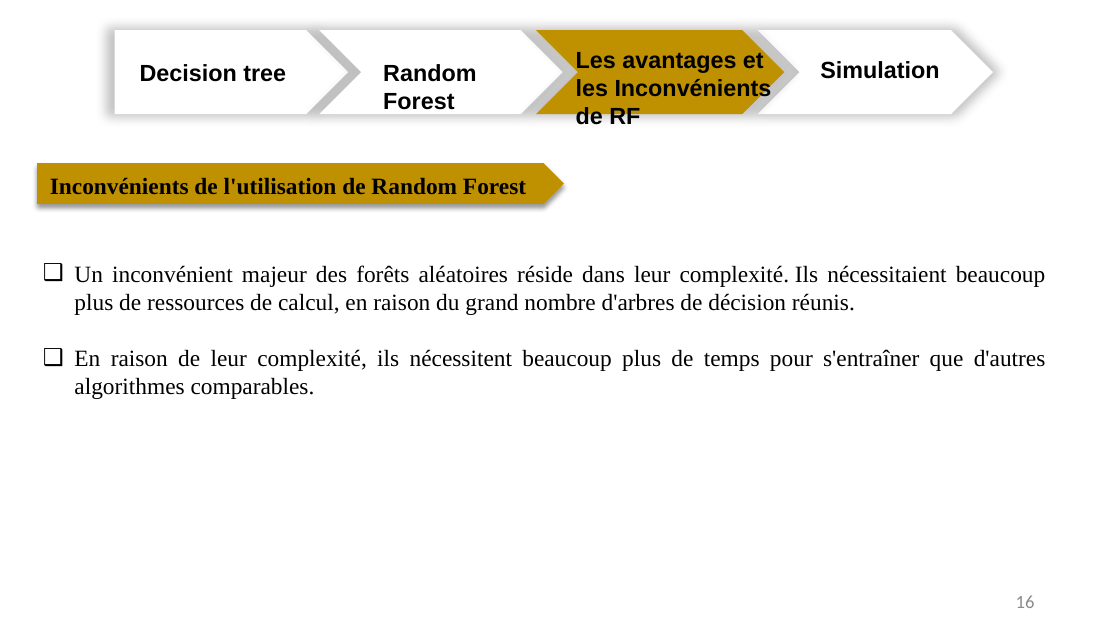
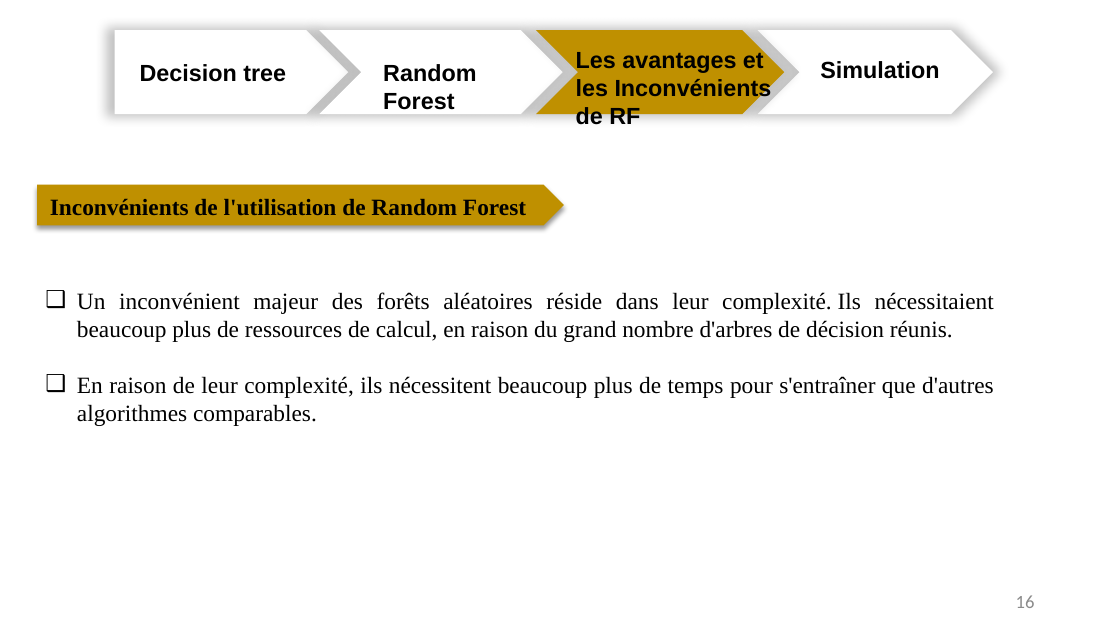
Before and after one commit to benjdiasaad/Random_Forest, a slide deck: slide 16 of Benjdia Saad Random Forest.pptx. Drawn at 1120x630 pixels with LibreOffice and Linux fonts; fonts in the diff are those of the drawing. Boxes give left, top, right and bottom in pixels: in the first picture for what was removed or moved away, otherwise in the second. Text is boxed around its words. In the diff, an @@ line names an element or a change of style, - is before the commit and + after.

```diff
--- a/Benjdia Saad Random Forest.pptx
+++ b/Benjdia Saad Random Forest.pptx
@@ pentagon arrow: place and size @@
-pentagon arrow at bbox=[37, 163, 564, 204]
+pentagon arrow at bbox=[37, 185, 564, 226]
@@ text "Inconvénients de l'utilisation de Random ...": place and size @@
-text "Inconvénients de l'utilisation de Random ..." at bbox=[50, 177, 526, 195]
+text "Inconvénients de l'utilisation de Random ..." at bbox=[50, 198, 526, 216]
@@ text "Un inconvénient majeur des forêts ..." rewrapped from bbox=[74, 265, 1046, 399] to bbox=[77, 292, 994, 426] @@
```
Also in this commit, not shown: 10 other slides changed.
